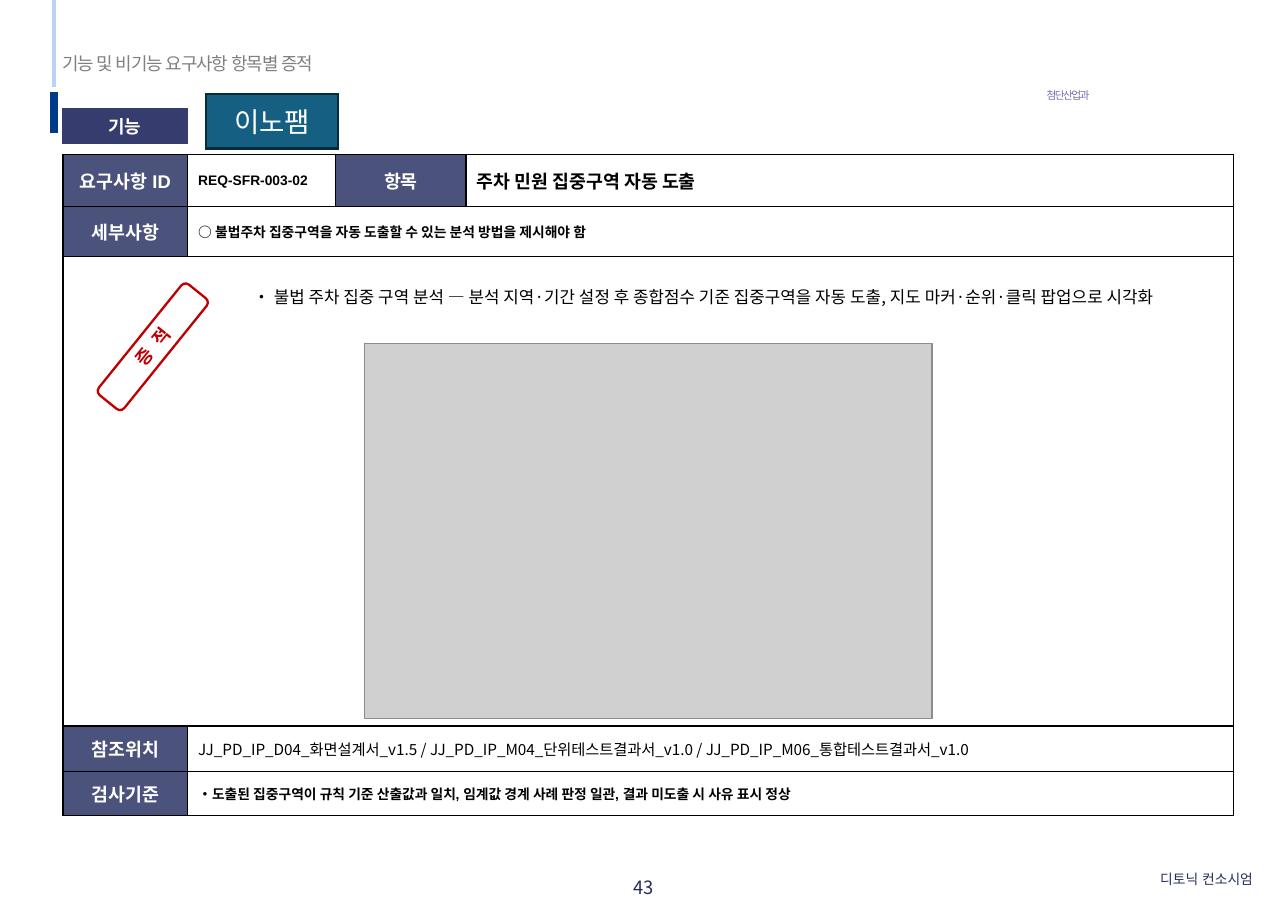
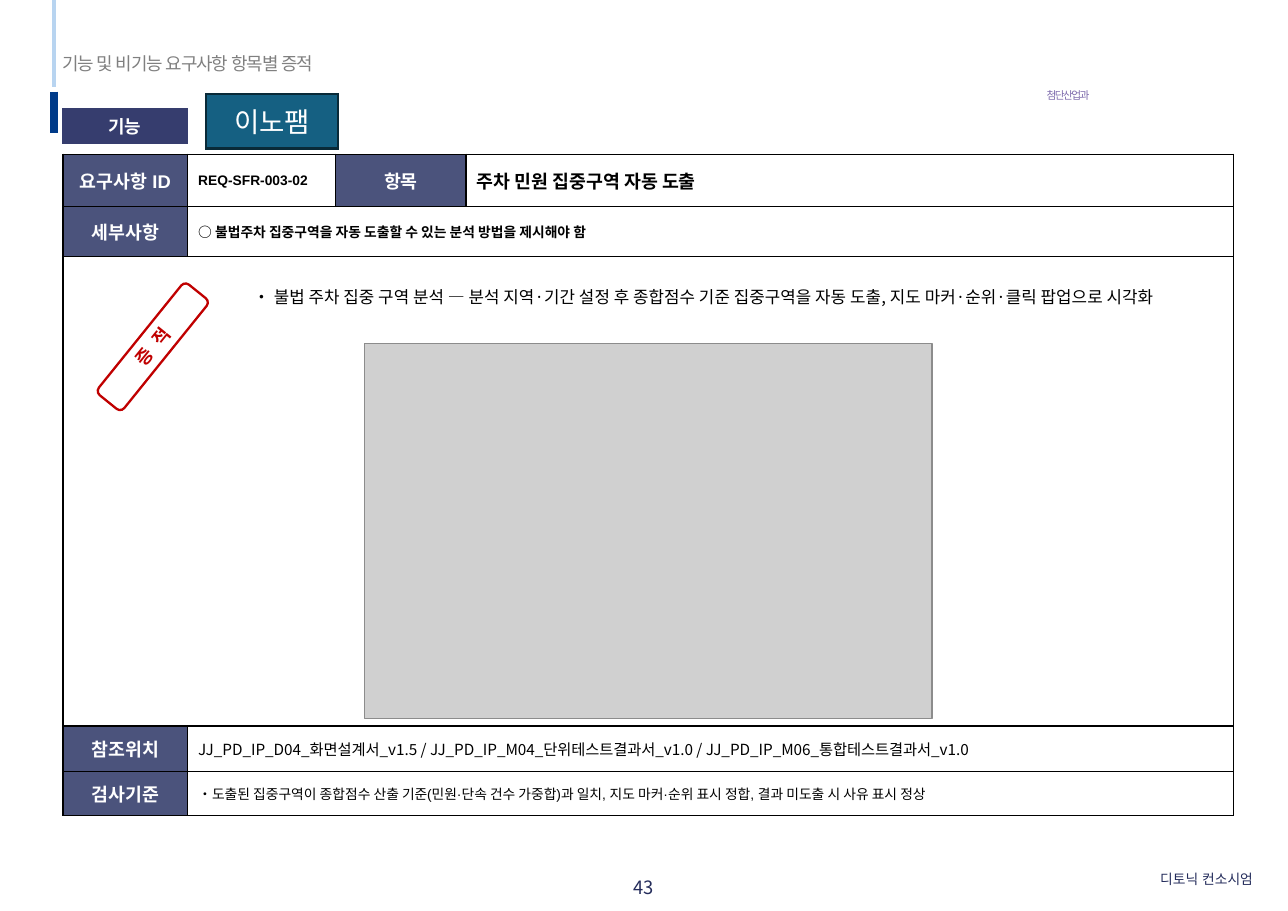
Before and after one commit to innopamSolution/jeju-datahub, a slide deck: slide 43 of Audit/25년 제주스마트도시 데이터허브 시범솔루션 발굴사업_완료보고서양식_261026_V0_1.pptx. Drawn at 1288x911 pixels with LibreOffice and Linux fonts; fonts in the diff are those of the drawing; grey boxes stand for pictures; background and template pictures are left out. Boxes give left, top, right and bottom in pixels: in the first picture for what was removed or moved away, otherwise in the second. Text is boxed around its words. In the diff, an @@ line names an element or a change of style, - is before the commit and + after.

```diff
--- a/Audit/25년 제주스마트도시 데이터허브 시범솔루션 발굴사업_완료보고서양식_261026_V0_1.pptx
+++ b/Audit/25년 제주스마트도시 데이터허브 시범솔루션 발굴사업_완료보고서양식_261026_V0_1.pptx
@@ table at bbox=[63, 154, 1234, 815] @@
-row 5, column 2: •도출된 집중구역이 규칙 기준 산출값과 일치, 임계값 경계 사례 판정 일관, 결과 미도출 시 사유 표시 정상
+row 5, column 2: •도출된 집중구역이 종합점수 산출 기준(민원·단속 건수 가중합)과 일치, 지도 마커·순위 표시 정합, 결과 미도출 시 사유 표시 정상
```
Also in this commit, not shown: 1 other slide changed.
